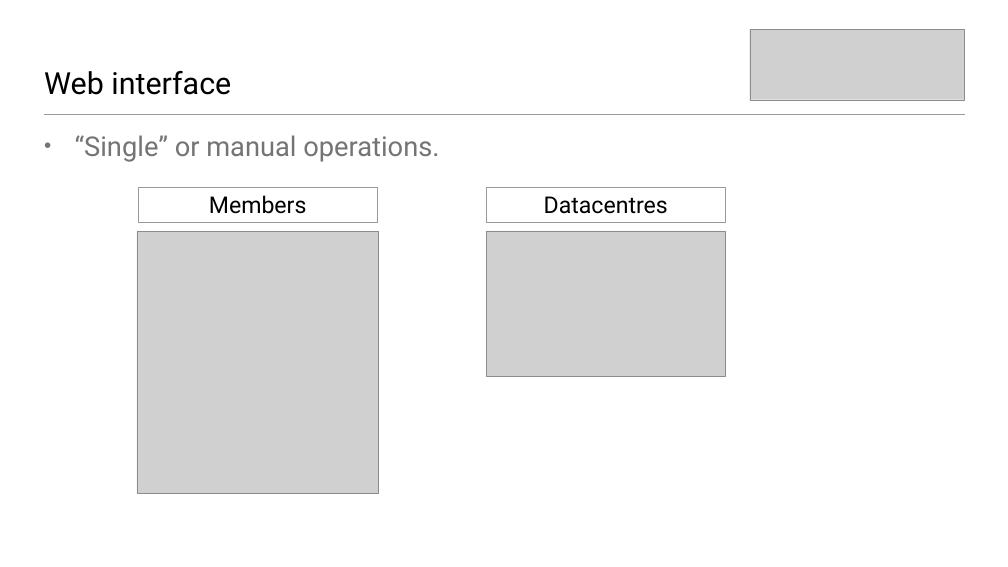
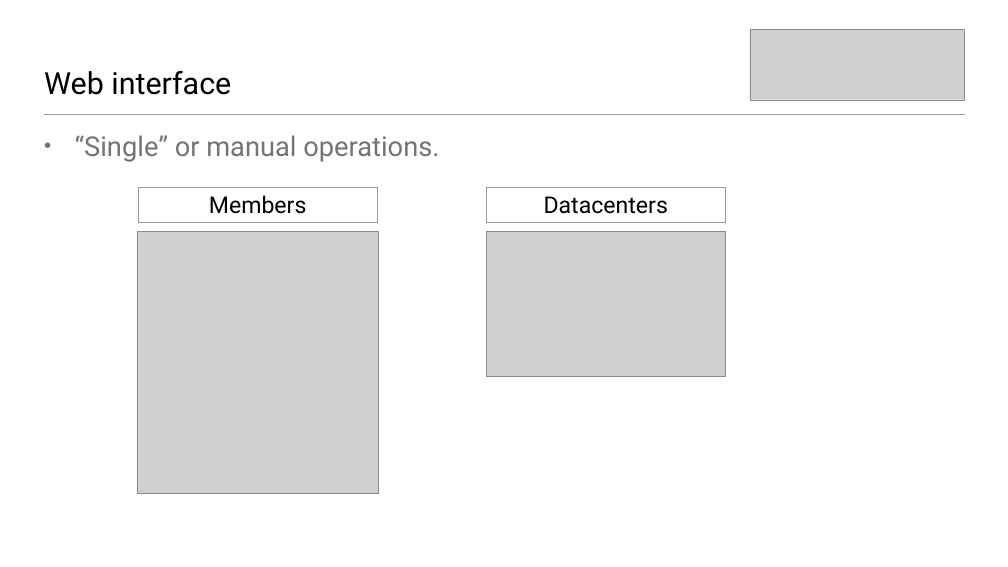
Before and after one commit to datacite/homepage, a slide deck: slide 13 of source/assets/tech_intro.pptx. Drawn at 1008x567 pixels with LibreOffice and Linux fonts; fonts in the diff are those of the drawing; grey boxes stand for pictures. Boxes give left, top, right and bottom in pixels: in the first picture for what was removed or moved away, otherwise in the second. Text is boxed around its words. In the diff, an @@ line names an element or a change of style, - is before the commit and + after.

```diff
--- a/source/assets/tech_intro.pptx
+++ b/source/assets/tech_intro.pptx
@@ text in rectangle at (544,196,668,214): text changed @@
-Datacentres
+Datacenters
```
Also in this commit, not shown: 1 other slide changed, 2 other files.
